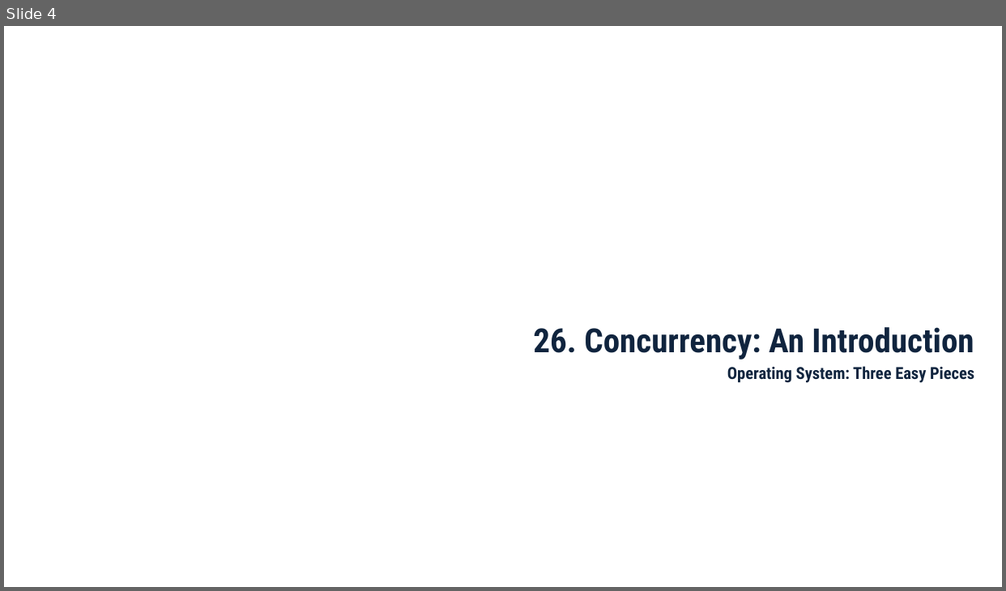
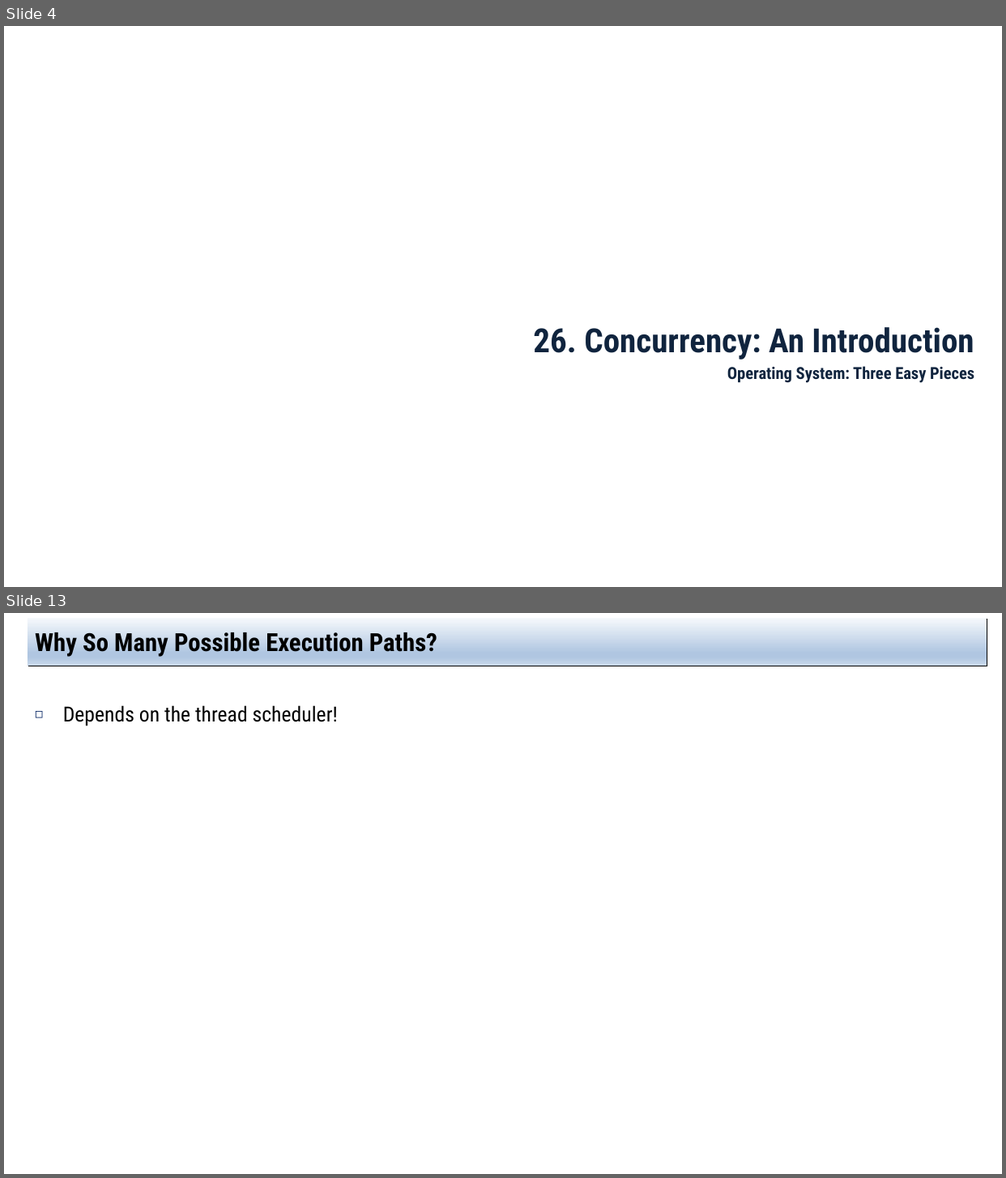
Before and after one commit to jachermocilla/extra-course-materials, a slide deck: cmsc125/ostep/slides/02.Concurrency/26.Concurrency_An_Introduction.pptx. Shown one above the other, each under a label of ours: slide 4 before the commit, slides 4 and 13 after it; the slides between them are not shown. The pictures are 1006x591 and 1006x1178 pixels, drawn with LibreOffice and Linux fonts; fonts in the diff are those of the drawing. Boxes give left, top, right and bottom in pixels: in the first picture for what was removed or moved away, otherwise in the second. Text is boxed around its words. In the diff, an @@ line names an element or a change of style, - is before the commit and + after.

```diff
--- a/cmsc125/ostep/slides/02.Concurrency/26.Concurrency_An_Introduction.pptx
+++ b/cmsc125/ostep/slides/02.Concurrency/26.Concurrency_An_Introduction.pptx
@@ slide 13 added at (x1=4, y1=613, x2=1002, y2=1174), background #FFFFFF @@
@@ title added at (x1=27, y1=618, x2=987, y2=666), fill gradient #F6F9FC to #B0C6E1 to #CAD9EB, 24 pt, text #000000, bold @@
+Why So Many Possible Execution Paths?
@@ text added at (x1=63, y1=705, x2=338, y2=726), 20 pt, text #000000 @@
+◻ Depends on the thread scheduler!
```
Also in this commit, not shown: 6 slides changed, 8 other slides added, 3 other files.
